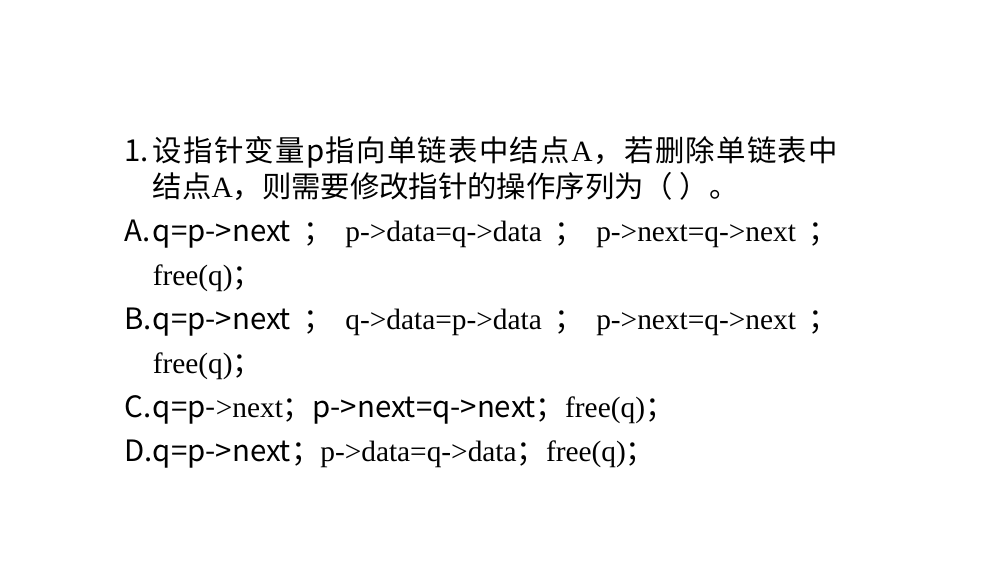
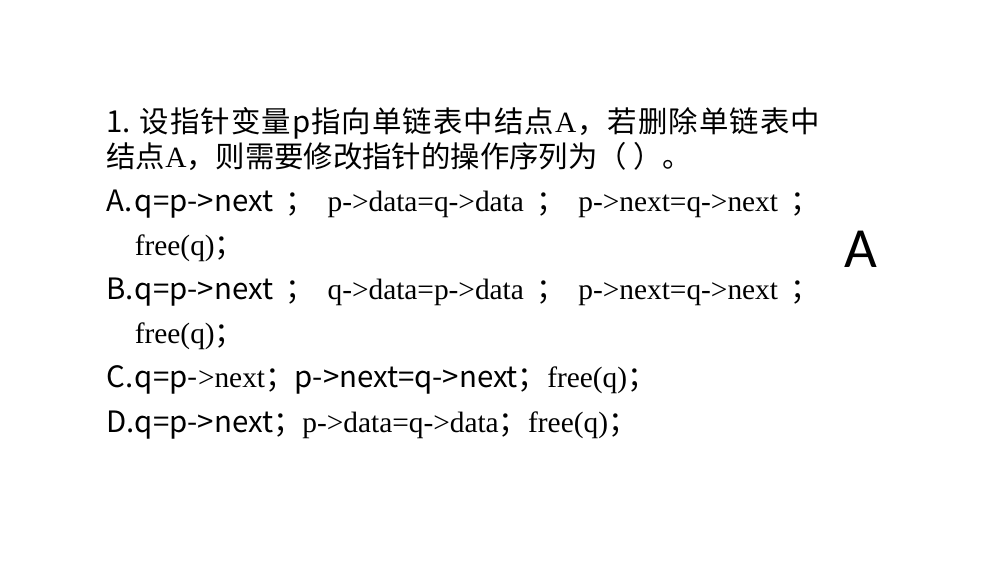
Before and after one commit to Gempittance/Data_Structur_Build, a slide deck: slide 77 of 数据结构PPT/ds2.pptx (slide 55 before the commit). Drawn at 1008x567 pixels with LibreOffice and Linux fonts; fonts in the diff are those of the drawing. Boxes give left, top, right and bottom in pixels: in the first picture for what was removed or moved away, otherwise in the second. Text is boxed around its words. In the diff, an @@ line names an element or a change of style, - is before the commit and + after.

```diff
--- a/数据结构PPT/ds2.pptx
+++ b/数据结构PPT/ds2.pptx
@@ text "1. 设指针变量p指向单链表中结点A，若删除单链表中结点A，则需要修改指针的操作序列为（ ）。": place and size @@
-text "1. 设指针变量p指向单链表中结点A，若删除单链表中结点A，则需要修改指针的操作序列为（ ）。" at (124, 136, 838, 468)
+text "1. 设指针变量p指向单链表中结点A，若删除单链表中结点A，则需要修改指针的操作序列为（ ）。" at (107, 107, 820, 439)
@@ text at (107, 107, 820, 170): text changed @@
-1. 设指针变量p指向单链表中结点A，若删除单链表中结点A，则需要修改指针的操作序列为（ ）。
+1. 设指针变量p指向单链表中结点A，若删除单链表中结点A，则需要修改指针的操作序列为（ ）。
@@ text at (107, 189, 778, 439): indent changed @@
@@ text added at (845, 230, 878, 267), 54 pt, text #000000 @@
+A
```
Also in this commit, not shown: 27 other slides changed, 1 slide added, 2 other files.
